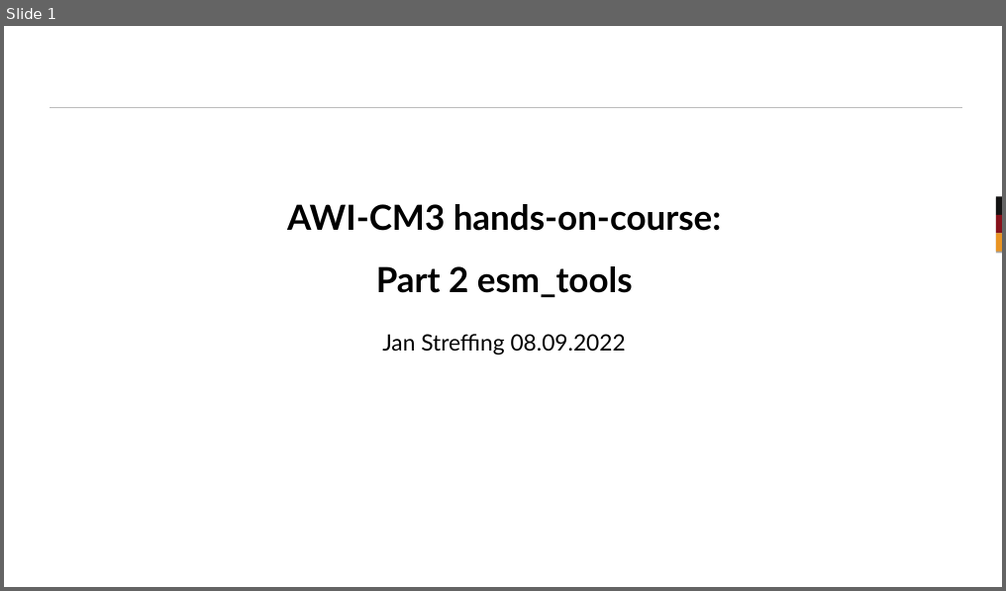
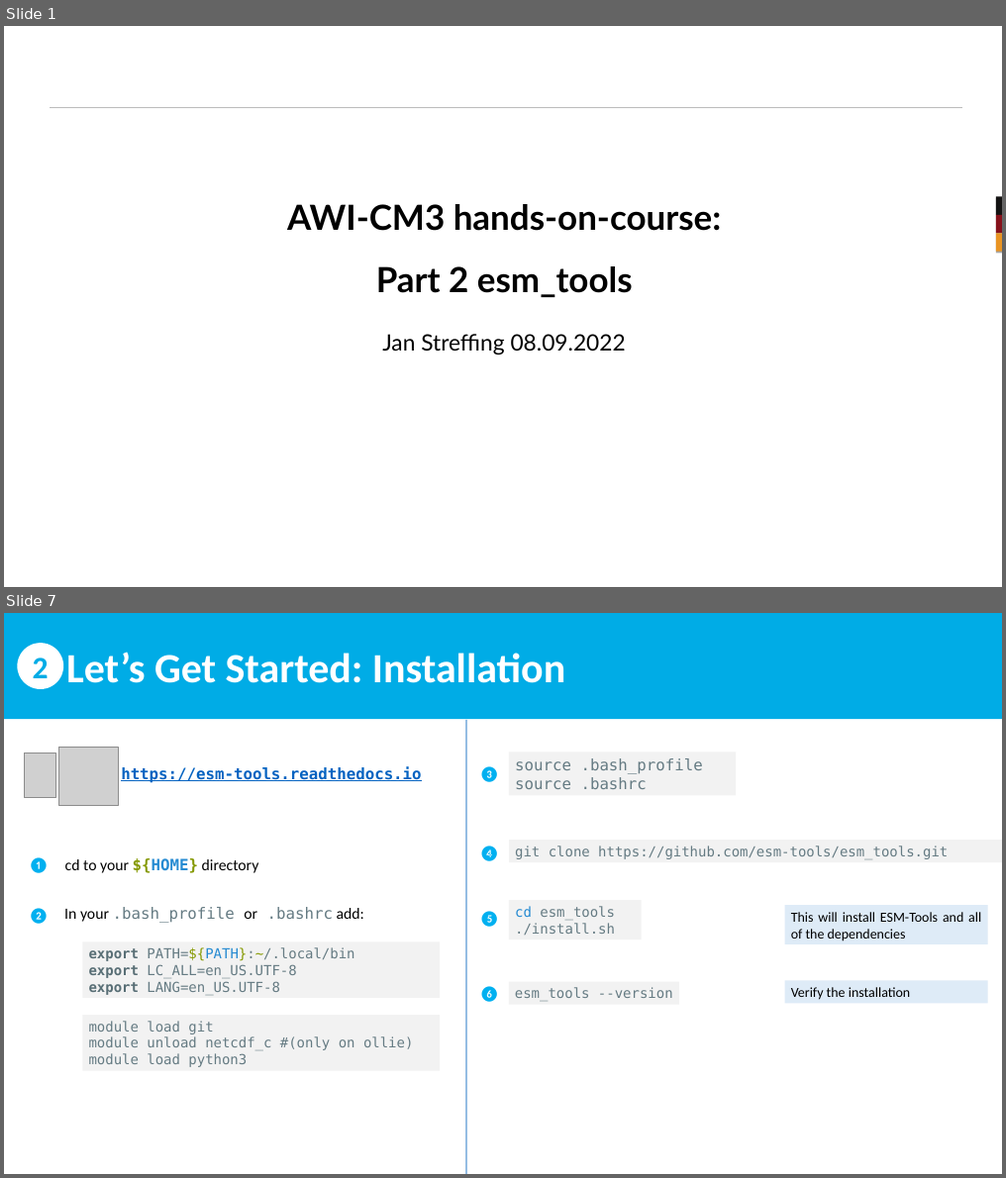
Before and after one commit to AWI-CM3/hands-on-course, a slide deck: 02_install_esm_tools.odp. Shown one above the other, each under a label of ours: slide 1 before the commit, slides 1 and 7 after it; the slides between them are not shown. The pictures are 1006x591 and 1006x1178 pixels, drawn with LibreOffice and Linux fonts; fonts in the diff are those of the drawing; grey boxes stand for pictures; background and template pictures are left out. Boxes give left, top, right and bottom in pixels: in the first picture for what was removed or moved away, otherwise in the second. Text is boxed around its words. In the diff, an @@ line names an element or a change of style, - is before the commit and + after.

Commit message:
adding install odps

```diff
--- a/02_install_esm_tools.odp
+++ b/02_install_esm_tools.odp
@@ slide 7 added at (x1=4, y1=613, x2=1002, y2=1174), background #FFFFFF @@
@@ rectangle added at (x1=4, y1=613, x2=1002, y2=719), fill #00ACE6, 48 pt, text #FFFFFF, bold @@
+Let’s Get Started: Installation
@@ ellipse added at (x1=17, y1=643, x2=63, y2=689), fill #FFFFFF, 36 pt, text #00ACE6, bold @@
+2
@@ line added from (466, 720) to (466, 1174), #5B9BD5 1.5 pt @@
@@ picture added at (x1=24, y1=754, x2=55, y2=797) @@
@@ picture added at (x1=58, y1=747, x2=118, y2=806) @@
@@ rectangle added at (x1=509, y1=752, x2=737, y2=796), fill #F2F2F2, 18 pt, text #657B83 @@
+source .bash_profile source .bashrc
@@ text added at (x1=121, y1=766, x2=421, y2=783), 18 pt, text #0563C1, bold, underline @@
+https://esm-tools.readthedocs.io
@@ text added at (x1=479, y1=766, x2=500, y2=784), 18 pt, text #00B0F0 @@
+❸
@@ text added at (x1=479, y1=846, x2=500, y2=863), 18 pt, text #00B0F0 @@
+❹
@@ rectangle added at (x1=509, y1=840, x2=1002, y2=863), fill #F2F2F2, 16 pt, text #657B83 @@
+git clone https://github.com/esm-tools/esm_tools.git
@@ text added at (x1=29, y1=857, x2=50, y2=874), 18 pt, text #00B0F0 @@
+❶
@@ text added at (x1=65, y1=859, x2=259, y2=873), 18 pt, text #000000 @@
+cd to your ${HOME} directory
@@ text added at (x1=29, y1=907, x2=50, y2=925), 18 pt, text #00B0F0 @@
+❷
@@ text added at (x1=64, y1=907, x2=364, y2=922), 18 pt, text #657B83 @@
+In your .bash_profile or .bashrc add:
@@ rectangle added at (x1=509, y1=900, x2=642, y2=940), fill #F2F2F2, 16 pt, text #657B83 @@
+cd esm_tools
+./install.sh
@@ rectangle added at (x1=785, y1=905, x2=988, y2=945), fill #DEEBF7, 16 pt, text #000000 @@
+This will install ESM-Tools and all of the dependencies
@@ text added at (x1=479, y1=910, x2=500, y2=928), 18 pt, text #00B0F0 @@
+❺
@@ rectangle added at (x1=82, y1=943, x2=440, y2=998), fill #F2F2F2, 16 pt, text #657B83 @@
+export PATH=${PATH}:~/.local/bin
+export LC_ALL=en_US.UTF-8
+export LANG=en_US.UTF-8
@@ text added at (x1=479, y1=985, x2=500, y2=1003), 18 pt, text #00B0F0 @@
+❻
@@ rectangle added at (x1=509, y1=982, x2=679, y2=1005), fill #F2F2F2, 16 pt, text #657B83 @@
+esm_tools --version
@@ rectangle added at (x1=785, y1=980, x2=988, y2=1003), fill #DEEBF7, 16 pt, text #000000 @@
+Verify the installation
@@ rectangle added at (x1=82, y1=1015, x2=440, y2=1070), fill #F2F2F2, 16 pt, text #657B83 @@
+module load git
+module unload netcdf_c #(only on ollie)
+module load python3
```
Also in this commit, not shown: 6 other slides added, 2 other files.
